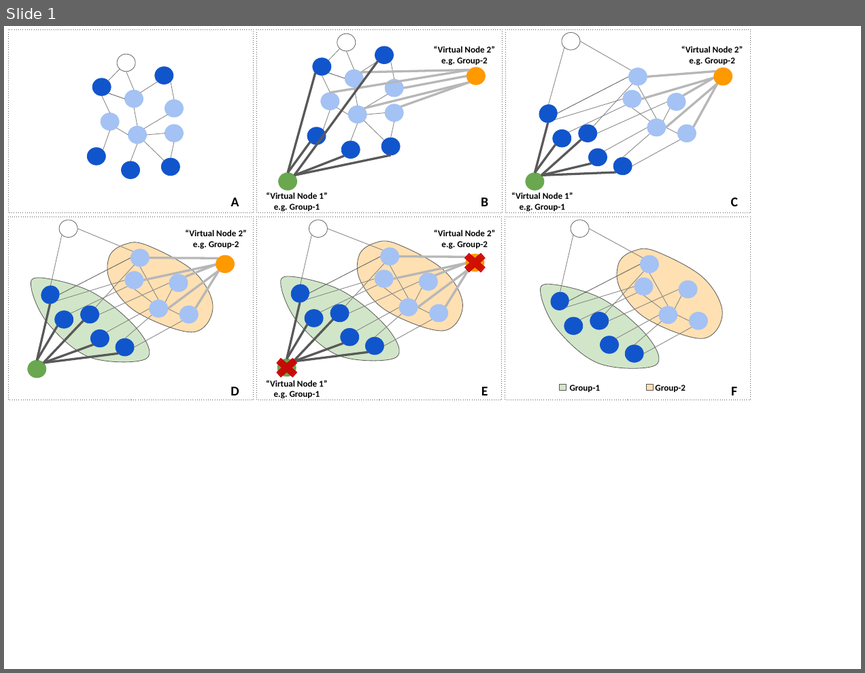
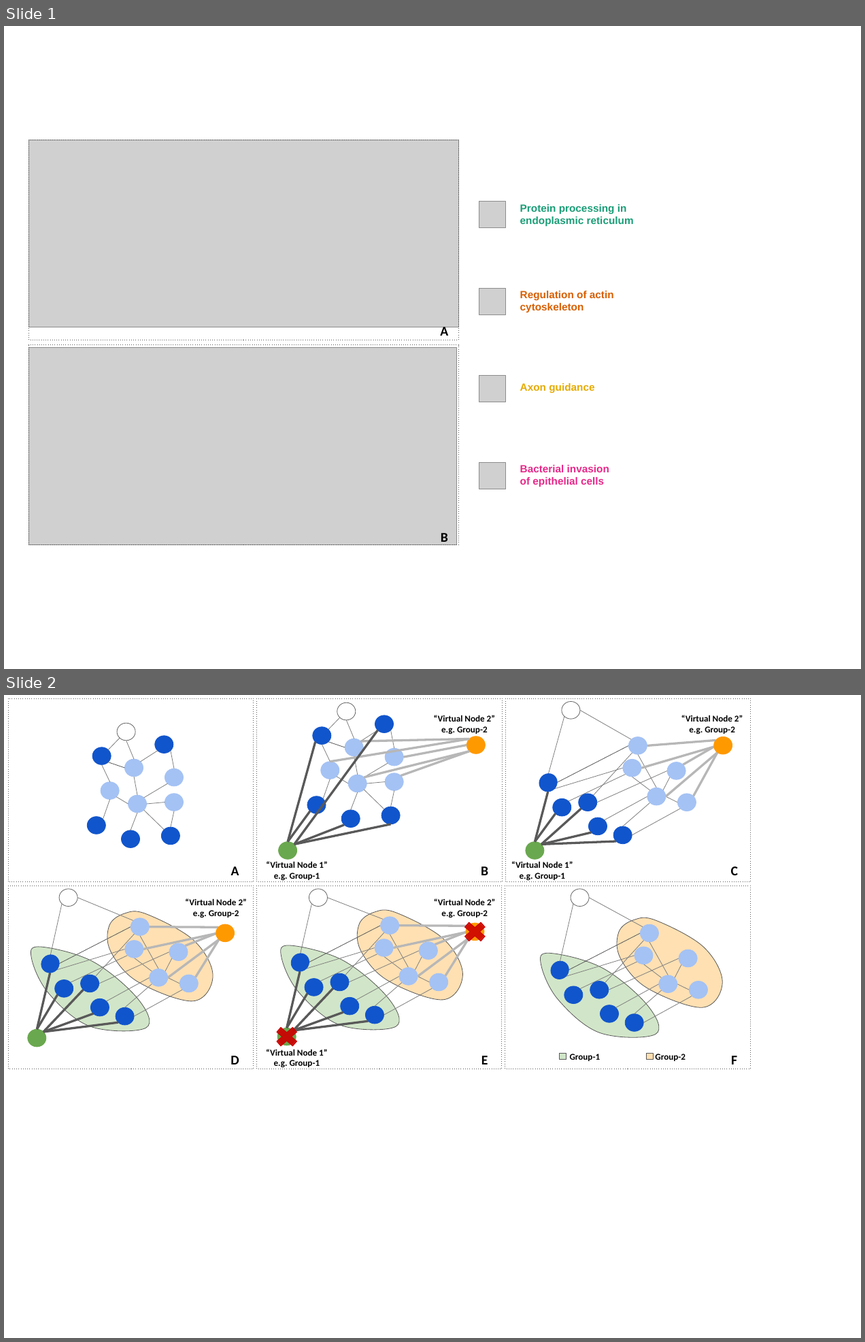
Before and after one commit to PavlopoulosLab/NORMA, a slide deck: Figures/Article/Figure_methods/Figure_1.pptx. Shown one above the other, each under a label of ours: slide 1 before the commit, slides 1 and 2 after it. The pictures are 865x673 and 865x1342 pixels, drawn with LibreOffice and Linux fonts; fonts in the diff are those of the drawing; grey boxes stand for pictures. Boxes give left, top, right and bottom in pixels: in the first picture for what was removed or moved away, otherwise in the second. Text is boxed around its words. In the diff, an @@ line names an element or a change of style, - is before the commit and + after.

```diff
--- a/Figures/Article/Figure_methods/Figure_1.pptx
+++ b/Figures/Article/Figure_methods/Figure_1.pptx
@@ slide 1 added at box(4, 26, 861, 669), background #FFFFFF @@
@@ picture added at box(479, 201, 506, 228) @@
@@ text added at box(520, 204, 634, 226), 14 pt, text #1B9E77, bold @@
+Protein processing in endoplasmic reticulum
@@ picture added at box(479, 288, 506, 314) @@
@@ text added at box(520, 291, 614, 312), 14 pt, text #D95F02, bold @@
+Regulation of actin cytoskeleton
@@ picture added at box(479, 375, 506, 402) @@
@@ text added at box(520, 383, 594, 393), 14 pt, text #E6AB02, bold @@
+Axon guidance
@@ picture added at box(479, 463, 506, 489) @@
@@ text added at box(520, 465, 609, 486), 14 pt, text #E7298A, bold @@
+Bacterial invasion of epithelial cells
@@ group added at box(28, 140, 458, 546): 2 pictures, 2 rectangles, 2 texts @@
+A
+B
@@ what was slide 1 is now slide 2 @@
```
Also in this commit, not shown: 1 slide changed, 44 other files.
